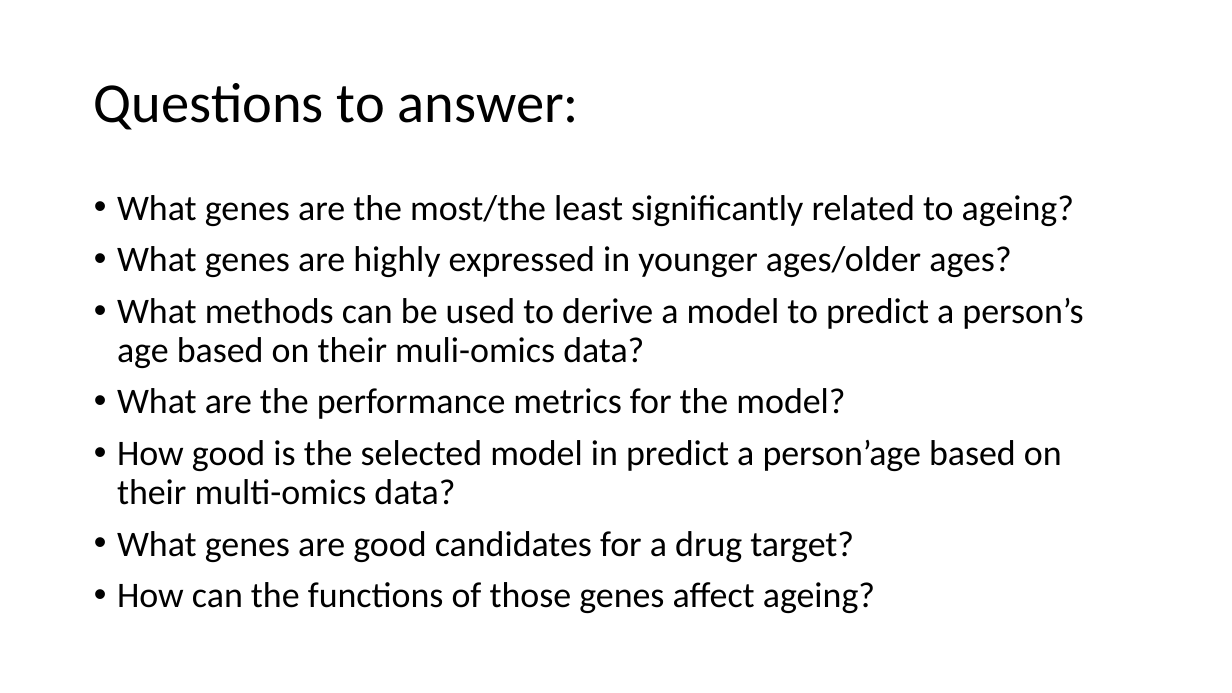
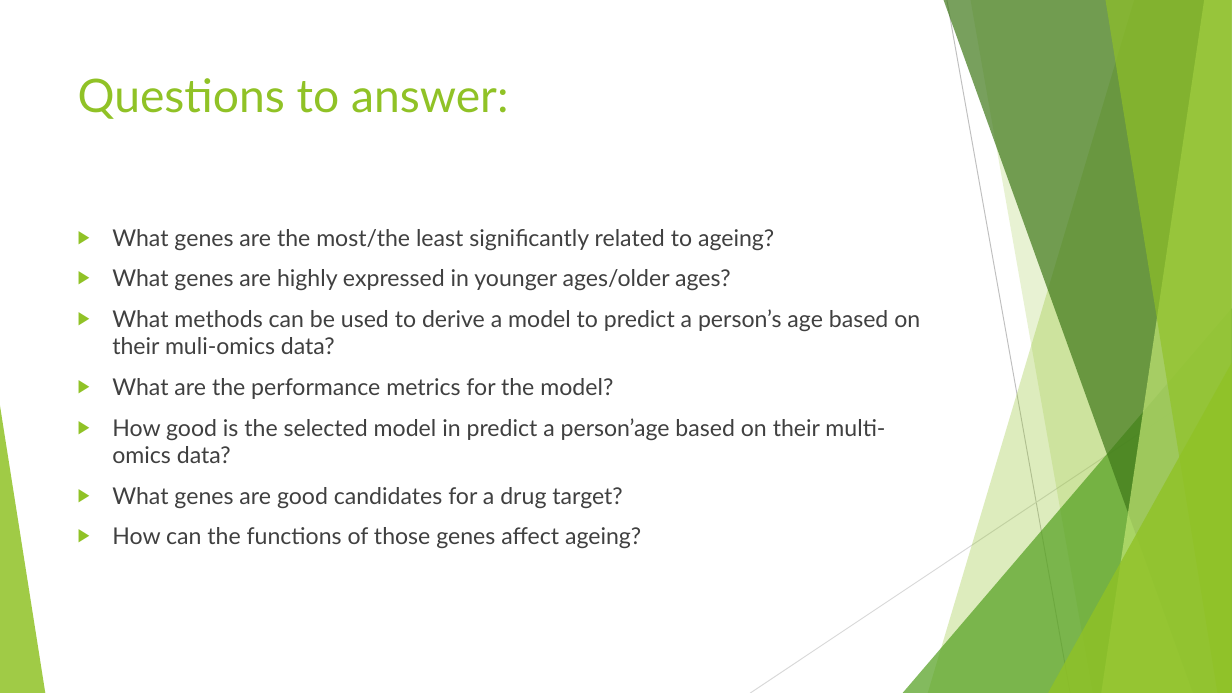
Before and after one commit to phanlinh94/age-prediction-model, a slide deck: slide 4 of Presentation1.pptx. Drawn at 1232x693 pixels with LibreOffice and Linux fonts; fonts in the diff are those of the drawing. Boxes give left, top, right and bottom in pixels: in the first picture for what was removed or moved away, otherwise in the second. Text is boxed around its words. In the diff, an @@ line names an element or a change of style, - is before the commit and + after.

```diff
--- a/Presentation1.pptx
+++ b/Presentation1.pptx
@@ title "Questions to answer:": place and size @@
-title "Questions to answer:" at <box>94,83,579,130</box>
+title "Questions to answer:" at <box>78,78,508,119</box>
@@ title "Questions to answer:" at <box>78,78,508,119</box>: size 44 to 36 pt, font Calibri to Lato, text colour #000000 to #90C226; line spacing 0.9 to 1; vertical alignment middle to top @@
@@ text "What genes are the most/the ...": place and size @@
-text "What genes are the most/the ..." at <box>117,195,1083,613</box>
+text "What genes are the most/the ..." at <box>112,229,920,548</box>
@@ text "What genes are the most/the ..." at <box>112,229,920,548</box>: size 28 to 18 pt, font Calibri to Lato, text colour #000000 to #404040; bullet • to ▶; line spacing 0.9 to 1 @@
@@ group added at <box>0,0,1232,693</box>: 5 freeform shapes, 3 triangles, 2 lines @@
```
Also in this commit, not shown: 5 other slides changed, 4 slides added, 1 slide removed, 1 other file.
